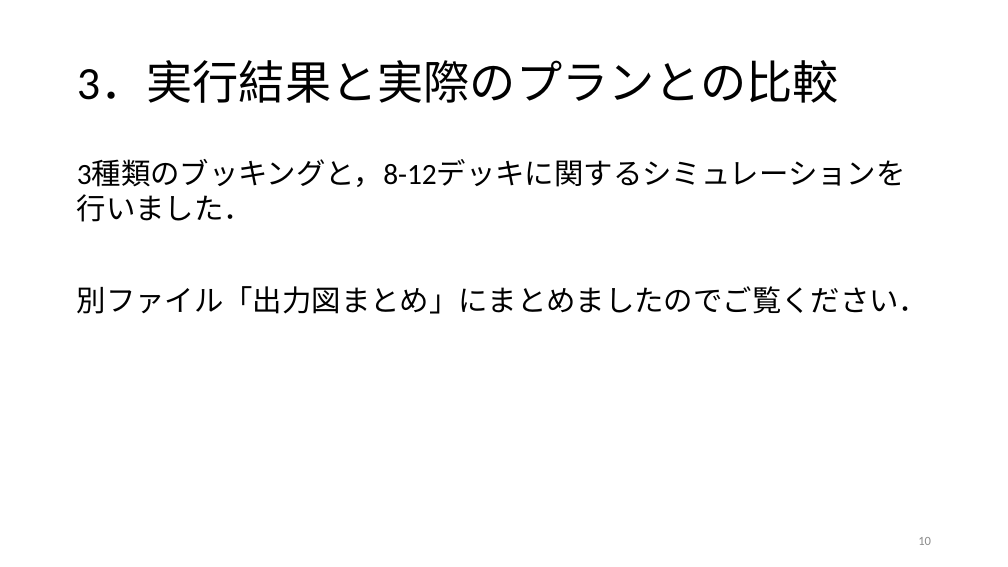
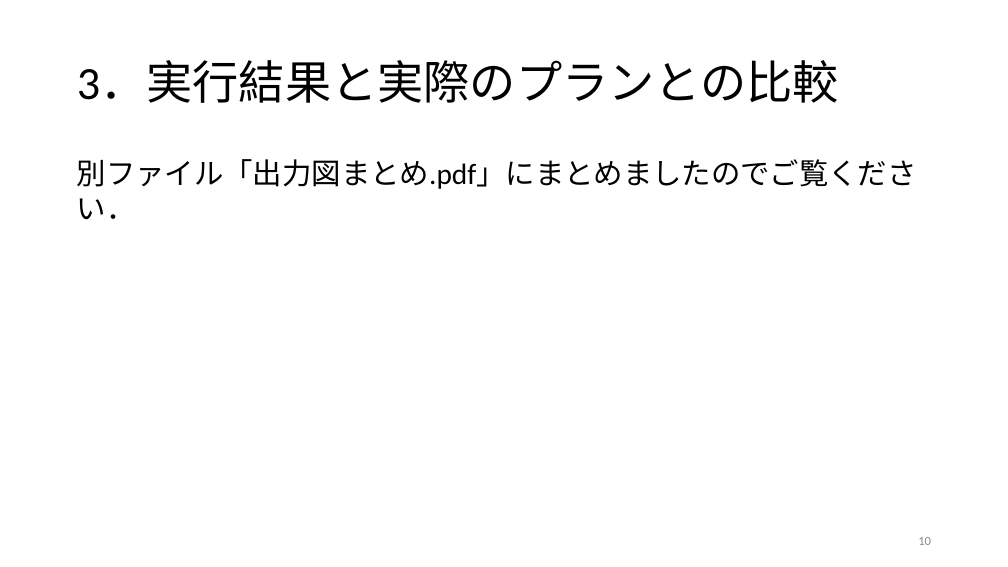
Before and after one commit to r-kurosu/kline, a slide deck: slide 10 of 0121結果レビュー.pptx. Drawn at 1008x567 pixels with LibreOffice and Linux fonts; fonts in the diff are those of the drawing. Boxes give left, top, right and bottom in pixels: in the first picture for what was removed or moved away, otherwise in the second. Text is boxed around its words. In the diff, an @@ line names an element or a change of style, - is before the commit and + after.

```diff
--- a/0121結果レビュー.pptx
+++ b/0121結果レビュー.pptx
@@ text at bbox=[77, 159, 917, 220]: text changed @@
-3種類のブッキングと，8-12デッキに関するシミュレーションを行いました．
-別ファイル「出力図まとめ」にまとめましたのでご覧ください．
+別ファイル「出力図まとめ.pdf」にまとめましたのでご覧ください．
```
Also in this commit, not shown: 4 other slides changed, 2 other files.
